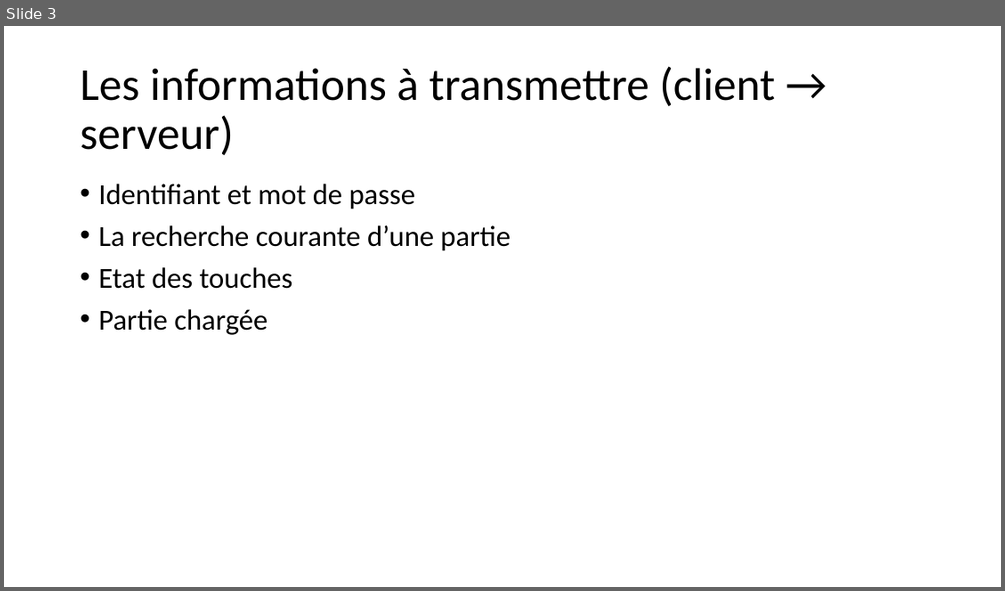
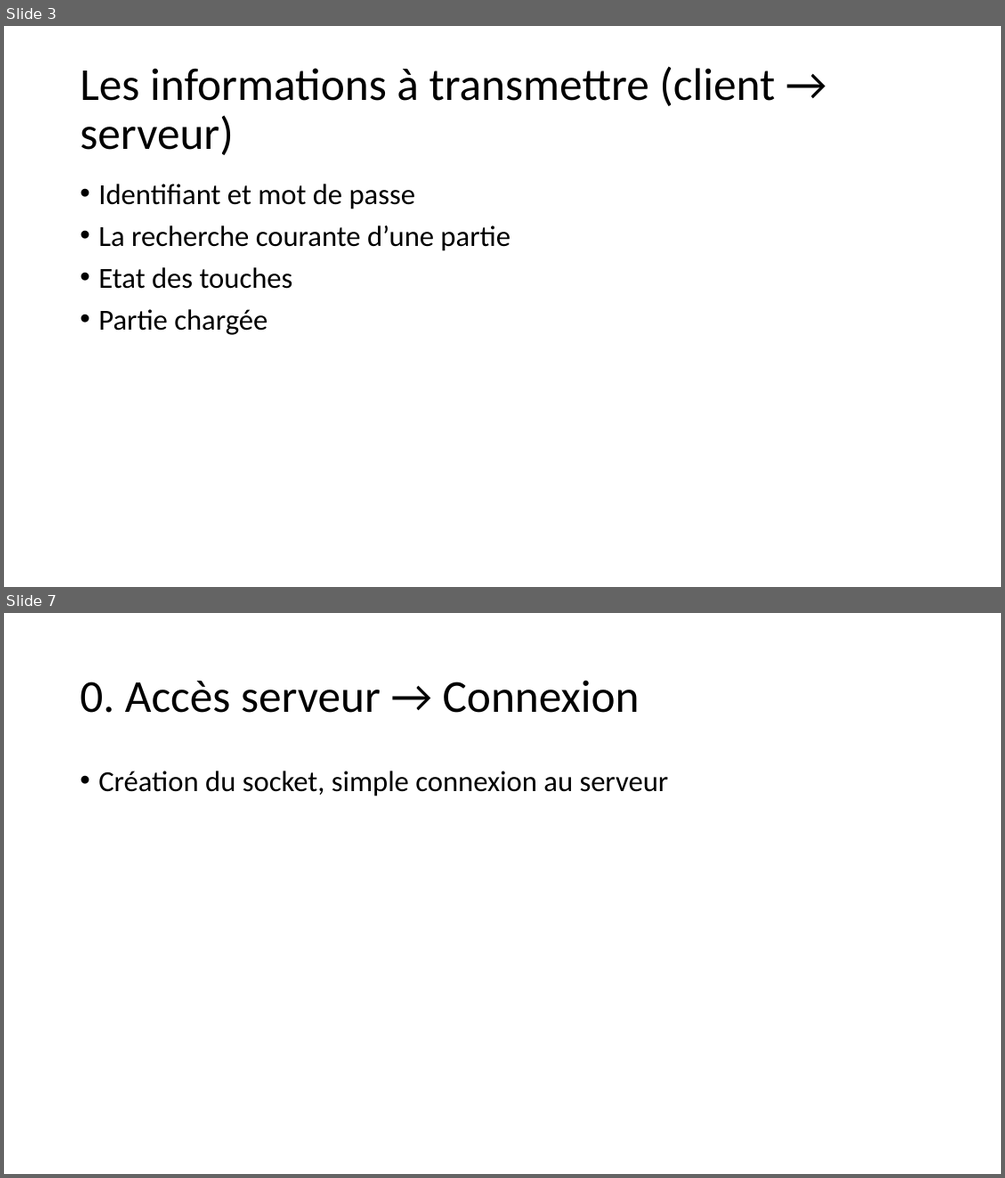
Before and after one commit to TheHiddenCodders/KangarooFighter, a slide deck: Recherches/Les paquets.pptx. Shown one above the other, each under a label of ours: slide 3 before the commit, slides 3 and 7 after it; the slides between them are not shown. The pictures are 1005x591 and 1005x1178 pixels, drawn with LibreOffice and Linux fonts; fonts in the diff are those of the drawing. Boxes give left, top, right and bottom in pixels: in the first picture for what was removed or moved away, otherwise in the second. Text is boxed around its words. In the diff, an @@ line names an element or a change of style, - is before the commit and + after.

```diff
--- a/Recherches/Les paquets.pptx
+++ b/Recherches/Les paquets.pptx
@@ slide 7 added at <box>4,613,1001,1174</box>, background #FFFFFF @@
@@ title added at <box>80,680,639,713</box>, 44 pt, text #000000 @@
+0. Accès serveur → Connexion
@@ text added at <box>98,771,669,796</box>, 28 pt, text #000000 @@
+• Création du socket, simple connexion au serveur
```
Also in this commit, not shown: 1 slide changed, 5 other slides added, 42 other files.
